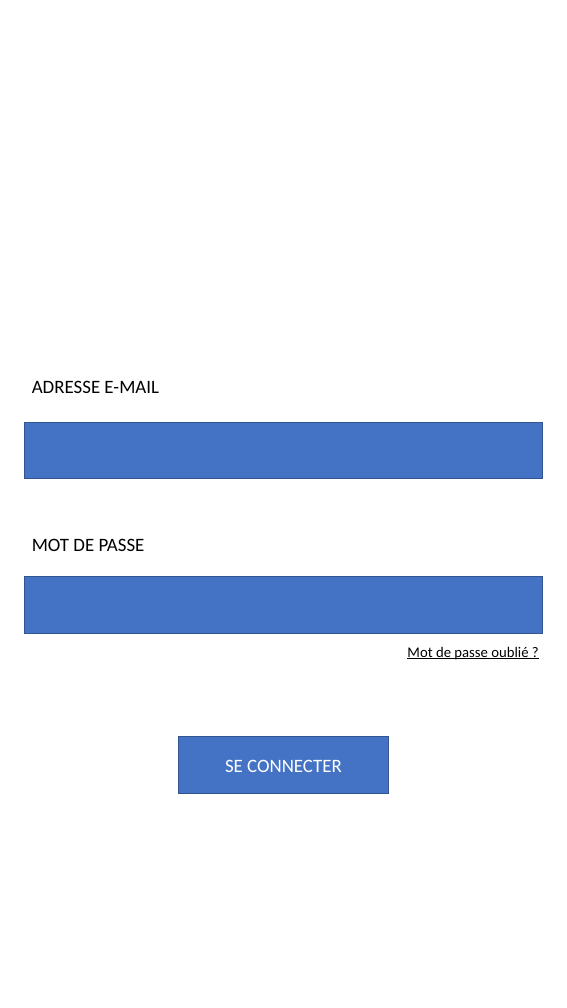
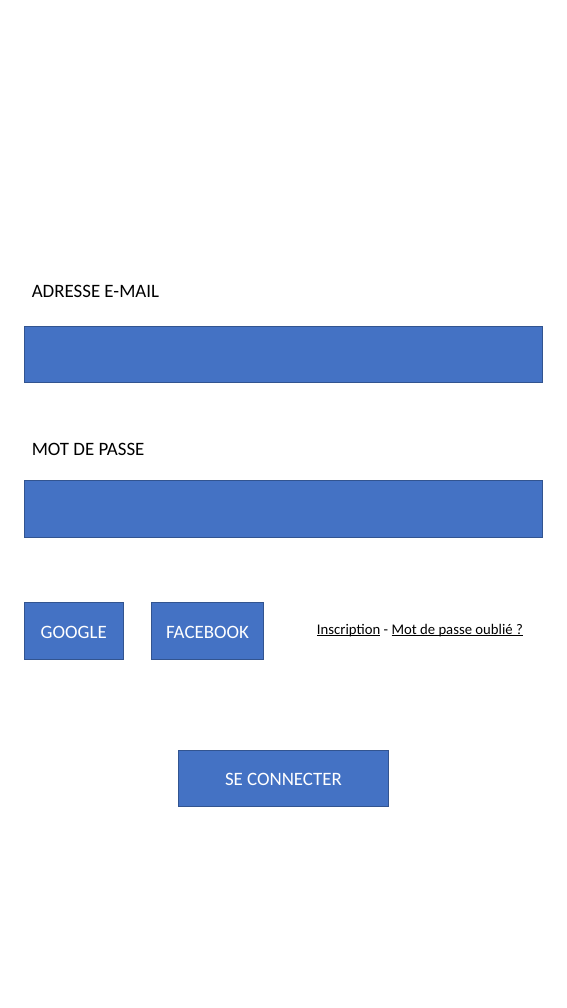
Before and after one commit to loic3357/T-PSP-700, a slide deck: slide 1 of template/app-mockup.pptx. Drawn at 567x1008 pixels with LibreOffice and Linux fonts; fonts in the diff are those of the drawing; background and template pictures are left out. Boxes give left, top, right and bottom in pixels: in the first picture for what was removed or moved away, otherwise in the second. Text is boxed around its words. In the diff, an @@ line names an element or a change of style, - is before the commit and + after.

```diff
--- a/template/app-mockup.pptx
+++ b/template/app-mockup.pptx
@@ 2 texts, 2 rectangles: place and size @@
-2 texts, 2 rectangles at [24, 380, 542, 634]
+2 texts, 2 rectangles at [24, 284, 542, 538]
@@ rectangle added at [24, 603, 123, 659], fill #4472C4, outline #325491 1 pt, 18 pt, text #FFFFFF @@
+GOOGLE
@@ rectangle added at [152, 603, 264, 659], fill #4472C4, outline #325491 1 pt, 18 pt, text #FFFFFF @@
+FACEBOOK
@@ text at [317, 623, 512, 637]: text changed @@
-Mot de passe oublié ?
+Inscription - Mot de passe oublié ?
@@ rectangle "SE CONNECTER": place and size @@
-rectangle "SE CONNECTER" at [178, 736, 388, 793]
+rectangle "SE CONNECTER" at [178, 750, 388, 807]
```
Also in this commit, not shown: 2 other files.
